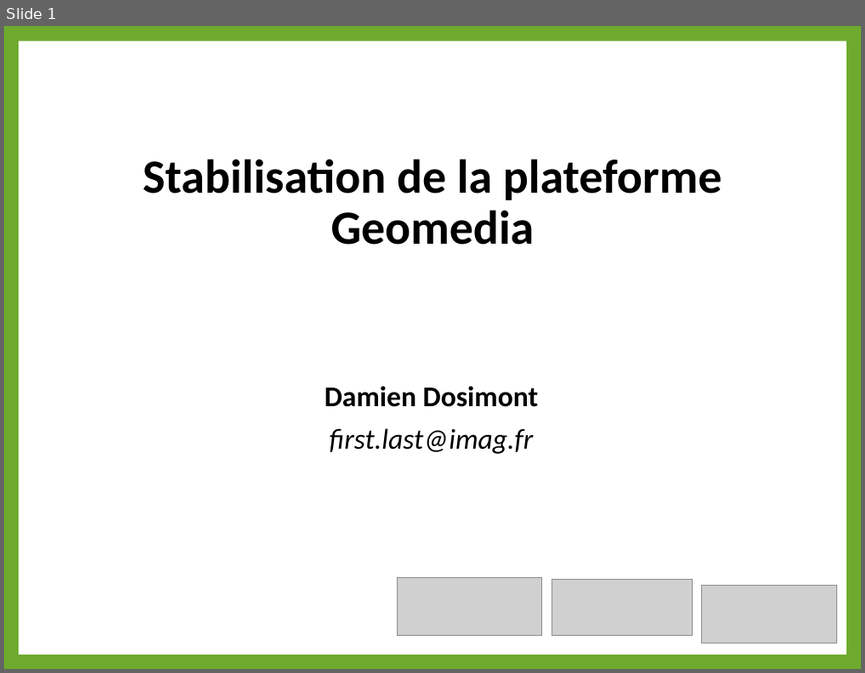
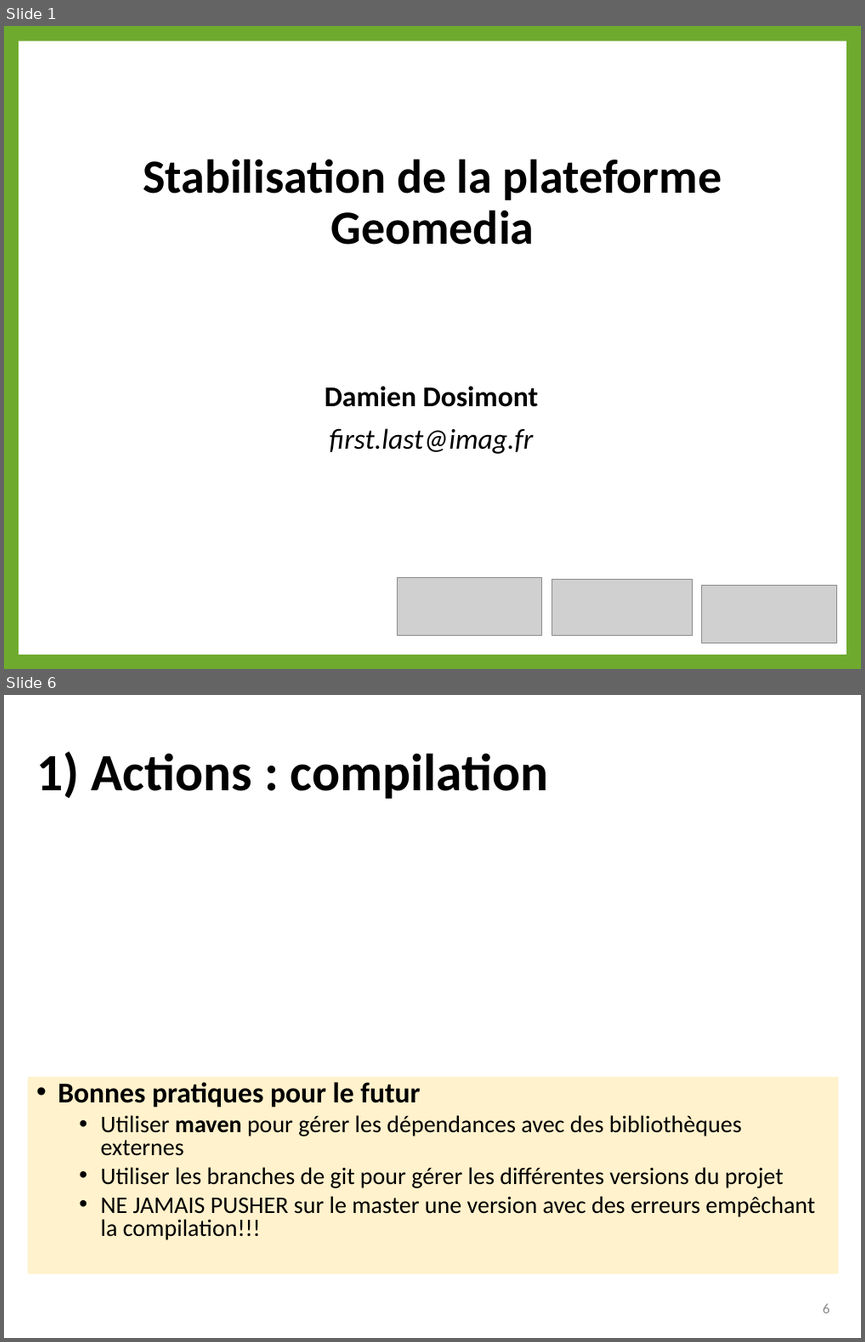
Before and after one commit to dosi-slides/2015_10_geomedia, a slide deck: slides.pptx. Shown one above the other, each under a label of ours: slide 1 before the commit, slides 1 and 6 after it; the slides between them are not shown. The pictures are 865x673 and 865x1342 pixels, drawn with LibreOffice and Linux fonts; fonts in the diff are those of the drawing; grey boxes stand for pictures; background and template pictures are left out. Boxes give left, top, right and bottom in pixels: in the first picture for what was removed or moved away, otherwise in the second. Text is boxed around its words. In the diff, an @@ line names an element or a change of style, - is before the commit and + after.

```diff
--- a/slides.pptx
+++ b/slides.pptx
@@ slide 6 added at bbox=[4, 695, 861, 1338], background #FFFFFF @@
@@ title added at bbox=[36, 751, 549, 799], 44 pt, text #000000, bold @@
+1) Actions : compilation
@@ rectangle added at bbox=[28, 1077, 839, 1273], fill #FFF2CC, 20 pt, text #000000 @@
+• Bonnes pratiques pour le futur
+  • Utiliser maven pour gérer les dépendances avec des bibliothèques externes
+  • Utiliser les branches de git pour gérer les différentes versions du projet
+  • NE JAMAIS PUSHER sur le master une version avec des erreurs empêchant la compilation!!!
@@ page number added at bbox=[823, 1304, 829, 1313], 12 pt, text #8C8C8C @@
+6
```
Also in this commit, not shown: 6 other slides added, 1 slide removed.
